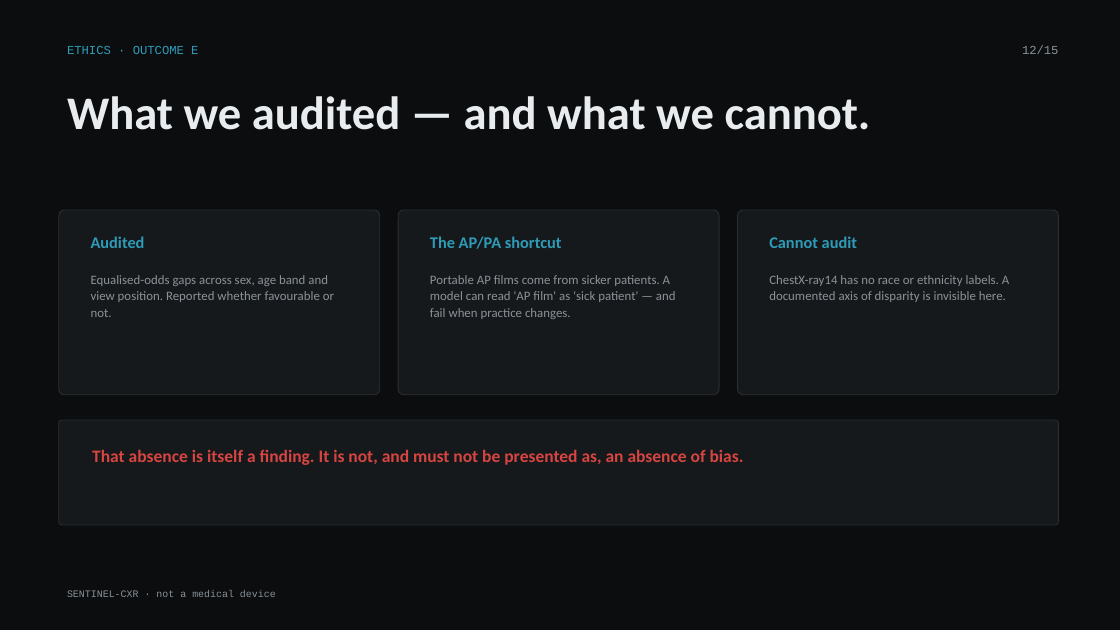
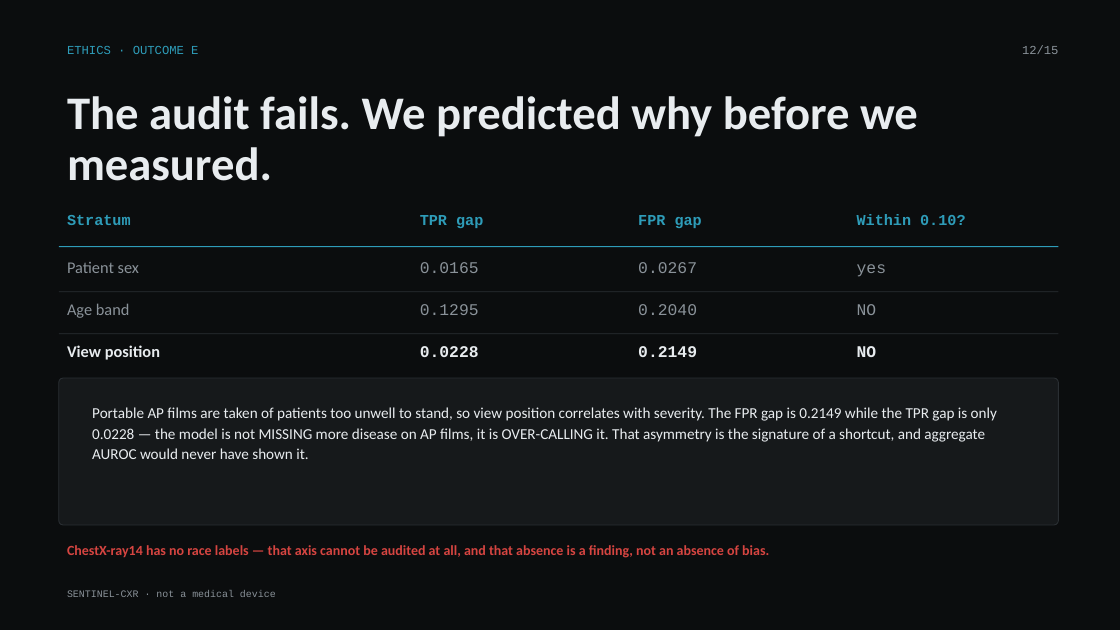
Before and after one commit to krish2105/Deep-Learning-, a slide deck: slide 12 of deliverables/decks/SENTINEL-CXR_Final.pptx. Drawn at 1120x630 pixels with LibreOffice and Linux fonts; fonts in the diff are those of the drawing. Boxes give left, top, right and bottom in pixels: in the first picture for what was removed or moved away, otherwise in the second. Text is boxed around its words. In the diff, an @@ line names an element or a change of style, - is before the commit and + after.

```diff
--- a/deliverables/decks/SENTINEL-CXR_Final.pptx
+++ b/deliverables/decks/SENTINEL-CXR_Final.pptx
@@ text at (67,96,918,181): text changed @@
-What we audited — and what we cannot.
+The audit fails. We predicted why before we measured.
@@ rounded rectangle removed at (59,210,380,395) @@
@@ text added at (67,215,131,225), 13 pt, text #2E9CB8, bold @@
+Stratum
@@ text removed at (91,236,145,248) @@
-Audited
@@ rounded rectangle removed at (398,210,719,395) @@
@@ text added at (420,215,483,228), 13 pt, text #2E9CB8, bold @@
+TPR gap
@@ text removed at (430,236,562,249) @@
-The AP/PA shortcut
@@ text added at (638,215,702,228), 13 pt, text #2E9CB8, bold @@
+FPR gap
@@ rounded rectangle removed at (738,210,1059,395) @@
@@ text removed at (769,236,857,248) @@
-Cannot audit
@@ text added at (857,214,965,225), 13 pt, text #2E9CB8, bold @@
+Within 0.10?
@@ rectangle added at (59,246,1059,247), fill #2E9CB8 @@
@@ text at (67,262,139,273): text changed; size 11 to 14 pt @@
-Portable AP films come from sicker patients. A model can read 'AP film' as 'sick patient' — and fail when practice changes.
+Patient sex
@@ text added at (420,262,479,273), 14 pt, text #8A9299 @@
+0.0165
@@ text added at (638,262,697,273), 14 pt, text #8A9299 @@
+0.0267
@@ text at (857,264,886,277): text changed; size 11 to 14 pt; font Calibri to Courier New @@
-ChestX-ray14 has no race or ethnicity labels. A documented axis of disparity is invisible here.
+yes
@@ rectangle added at (59,292,1059,292), fill #2A2F33 @@
@@ text removed at (91,275,334,317) @@
-Equalised-odds gaps across sex, age band and view position. Reported whether favourable or not.
@@ text added at (67,303,130,318), 14 pt, text #8A9299 @@
+Age band
@@ text added at (420,304,479,315), 14 pt, text #8A9299 @@
+0.1295
@@ text added at (638,304,697,315), 14 pt, text #8A9299 @@
+0.2040
@@ text added at (857,304,877,315), 14 pt, text #8A9299 @@
+NO
@@ rectangle added at (59,334,1059,334), fill #2A2F33 @@
@@ text added at (67,345,160,360), 14 pt, text #E8ECEF, bold @@
+View position
@@ text added at (420,346,479,357), 14 pt, text #E8ECEF, bold @@
+0.0228
@@ text added at (638,346,697,357), 14 pt, text #E8ECEF, bold @@
+0.2149
@@ text added at (857,346,877,357), 14 pt, text #E8ECEF, bold @@
+NO
@@ rounded rectangle: place and size @@
-rounded rectangle at (59,420,1059,525)
+rounded rectangle at (59,378,1059,525)
@@ text added at (92,407,997,459), 13 pt, text #E8ECEF @@
+Portable AP films are taken of patients too unwell to stand, so view position correlates with severity. The FPR gap is 0.2149 while the TPR gap is only 0.0228 — the model is not MISSING more disease on AP films, it is OVER-CALLING it. That asymmetry is the signature of a shortcut, and aggregate AUROC would never have shown it.
@@ text at (67,545,769,558): text changed; size 15 to 12 pt @@
-That absence is itself a finding. It is not, and must not be presented as, an absence of bias.
+ChestX-ray14 has no race labels — that axis cannot be audited at all, and that absence is a finding, not an absence of bias.
```
Also in this commit, not shown: 3 other slides changed, 7 other files.
